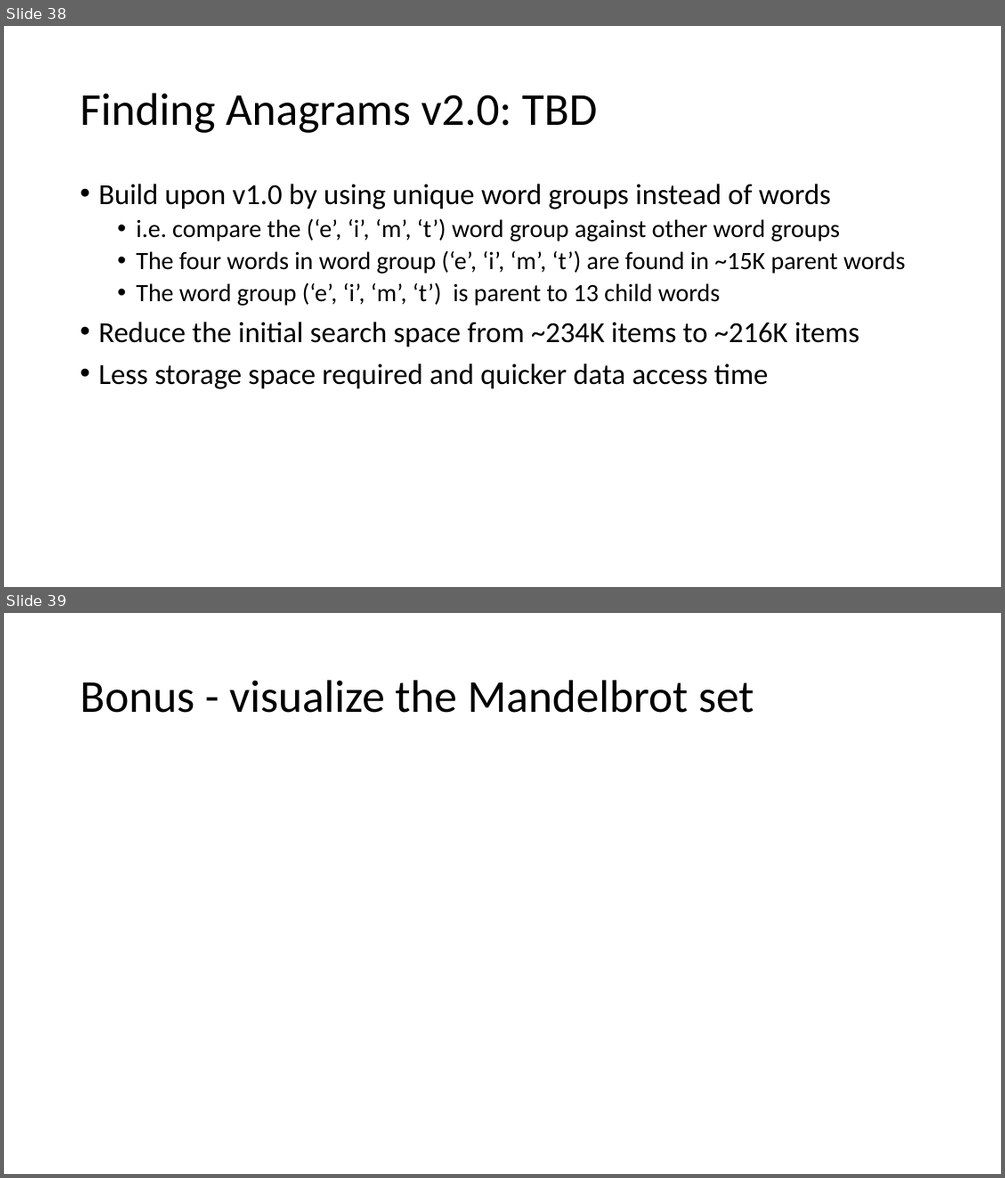
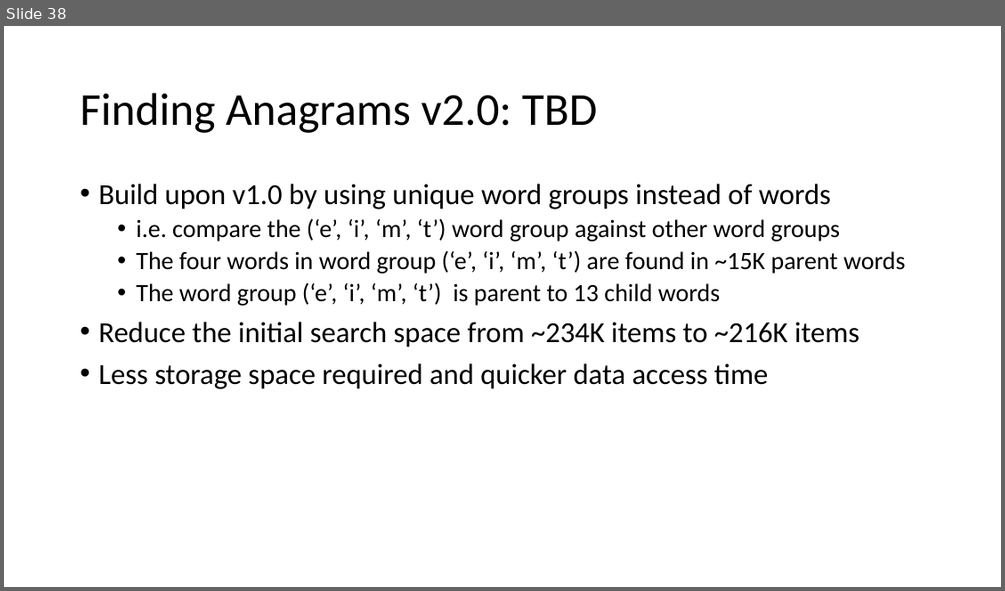
Before and after one commit to mike-babb/finding_anagrams, a slide deck: Finding Anagrams v2.0.pptx. Shown one above the other, each under a label of ours: slides 38 and 39 before the commit, slide 38 after it. The pictures are 1005x1178 and 1005x591 pixels, drawn with LibreOffice and Linux fonts; fonts in the diff are those of the drawing; grey boxes stand for pictures. Boxes give left, top, right and bottom in pixels: in the first picture for what was removed or moved away, otherwise in the second. Text is boxed around its words. In the diff, an @@ line names an element or a change of style, - is before the commit and + after.

```diff
--- a/Finding Anagrams v2.0.pptx
+++ b/Finding Anagrams v2.0.pptx
@@ slide 39 removed at (4, 613, 1001, 1174), background #FFFFFF @@
@@ title removed at (80, 680, 753, 713) @@
-Bonus - visualize the Mandelbrot set
```
Also in this commit, not shown: 1 slide changed, 1 other slide removed.
